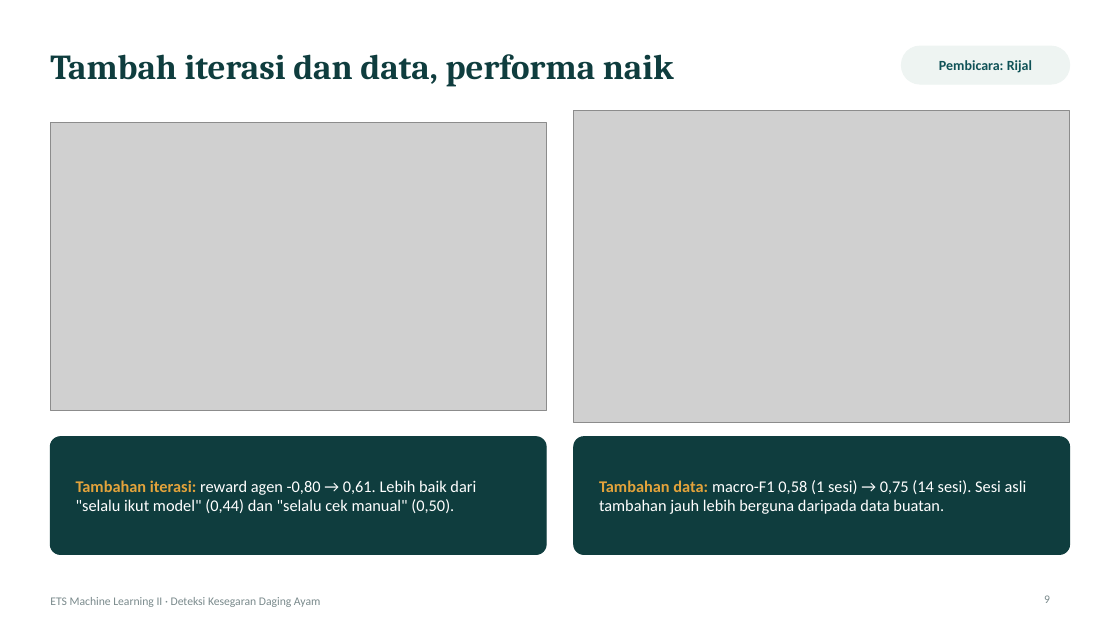
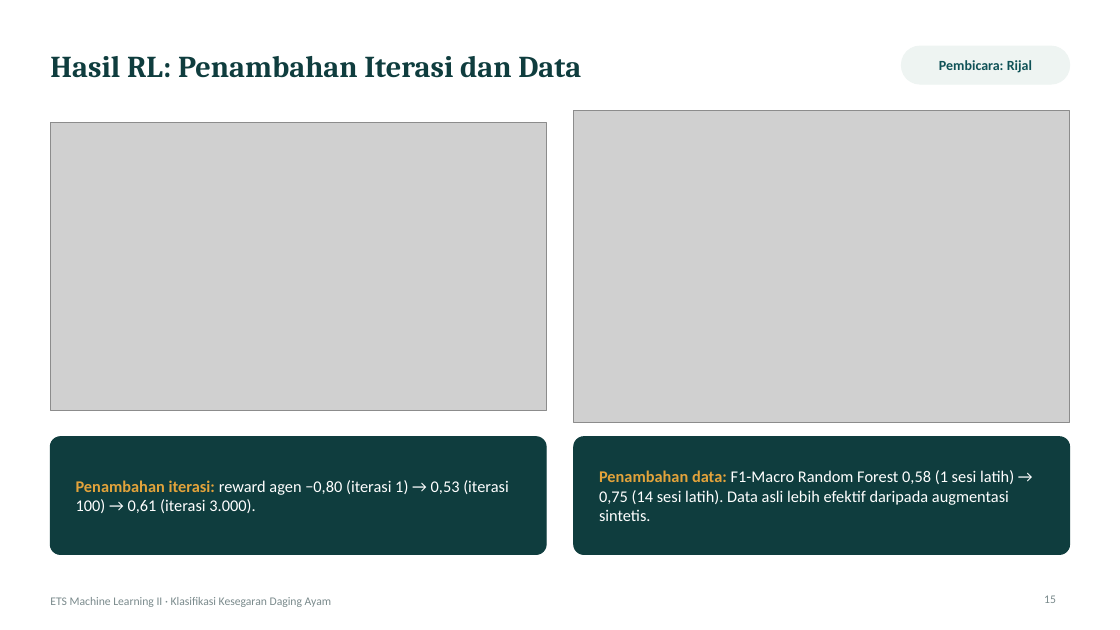
Before and after one commit to MuhammadErlanggaKurniawan/ets-ml2-kelompok, a slide deck: slide 15 of deck/ETS_ML2_Kesegaran_Ayam.pptx (slide 9 before the commit). Drawn at 1120x630 pixels with LibreOffice and Linux fonts; fonts in the diff are those of the drawing; grey boxes stand for pictures. Boxes give left, top, right and bottom in pixels: in the first picture for what was removed or moved away, otherwise in the second. Text is boxed around its words. In the diff, an @@ line names an element or a change of style, - is before the commit and + after.

```diff
--- a/deck/ETS_ML2_Kesegaran_Ayam.pptx
+++ b/deck/ETS_ML2_Kesegaran_Ayam.pptx
@@ title at <box>50,56,581,78</box>: text changed; size 30 to 26 pt @@
-Tambah iterasi dan data, performa naik
+Hasil RL: Penambahan Iterasi dan Data
@@ text at <box>599,470,1014,521</box>: text changed @@
-Tambahan data: macro-F1 0,58 (1 sesi) → 0,75 (14 sesi). Sesi asli tambahan jauh lebih berguna daripada data buatan.
+Penambahan data: F1-Macro Random Forest 0,58 (1 sesi latih) → 0,75 (14 sesi latih). Data asli lebih efektif daripada augmentasi sintetis.
@@ text at <box>76,480,508,513</box>: text changed @@
-Tambahan iterasi: reward agen -0,80 → 0,61. Lebih baik dari "selalu ikut model" (0,44) dan "selalu cek manual" (0,50).
+Penambahan iterasi: reward agen −0,80 (iterasi 1) → 0,53 (iterasi 100) → 0,61 (iterasi 3.000).
@@ text at <box>50,597,331,607</box>: text changed @@
-ETS Machine Learning II · Deteksi Kesegaran Daging Ayam
+ETS Machine Learning II · Klasifikasi Kesegaran Daging Ayam
@@ page number at <box>1044,595,1056,603</box>: text changed @@
-9
+15
```
Also in this commit, not shown: 2 other slides changed, 17 slides added, 9 slides removed, 14 other files.
